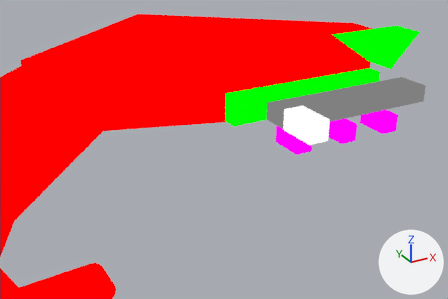
An edit to the Blender file assets-source/blender/dinos/spinosaurus.blend, drawn before and after from the same camera.
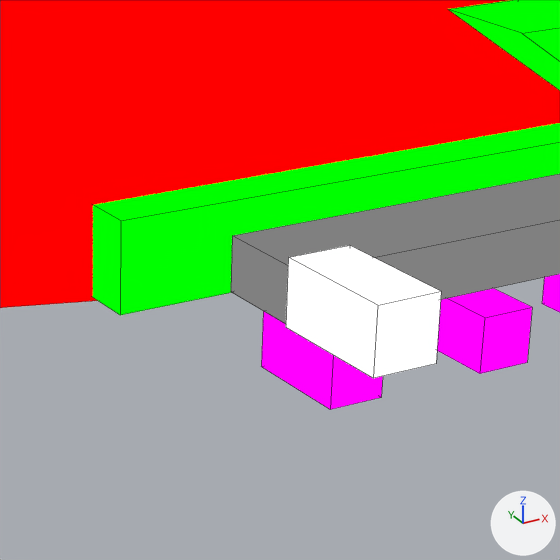
Each version is shown from a camera (50 mm lens) standing at (72.12, -35.52, 35.44) and looking at (84.13, -13.69, 24.52), then close up on the part from 44% to 82% of the width and 11% to 67% of the height. Lighting does not change. The marker at lower right points along +X, +Y and +Z. The first two pictures are the older version. The close-ups show mesh edges as thin lines.

The older version as bpy lines, for what is in view:
```python
me_dinotycoon_spinosaurus_pose0_eye = bpy.data.meshes.new('DinoTycoon_spinosaurus_Pose0_eye')
me_dinotycoon_spinosaurus_pose0_eye.from_pydata(...)  # a box spanning x 87.0..88.0, y -16.0..-14.0, z 25.0..26.0
me_dinotycoon_spinosaurus_pose0_eye.materials.append(mat_dinotycoon_role_e)  # white #ffffff
me_dinotycoon_spinosaurus_pose0_mouth = bpy.data.meshes.new('DinoTycoon_spinosaurus_Pose0_mouth')
me_dinotycoon_spinosaurus_pose0_mouth.from_pydata(...)  # a box spanning x 90.0..100.0, y -10.0..-8.0, z 22.95..23.95
me_dinotycoon_spinosaurus_pose0_mouth.materials.append(mat_dinotycoon_role_m)  # grey #808080
me_dinotycoon_spinosaurus_pose0_snout_notch = bpy.data.meshes.new('DinoTycoon_spinosaurus_Pose0_snout_notch')
me_dinotycoon_spinosaurus_pose0_snout_notch.from_pydata([(95.0, -9.0, 27.0), (98.0, -9.0, 25.0), (100.0, -9.0, 27.0), (95.0, -7.0, 27.0), (98.0, -7.0, 25.0), (100.0, -7.0, 27.0)], [], [(2, 1, 0), (3, 4, 5), (0, 1, 4, 3), (1, 2, 5, 4), (2, 0, 3, 5)])
me_dinotycoon_spinosaurus_pose0_snout_notch.materials.append(mat_dinotycoon_role_d)  # green #00ff00
ob_dinotycoon_spinosaurus_pose0_eye = bpy.data.objects.new('DinoTycoon_spinosaurus_Pose0_eye', me_dinotycoon_spinosaurus_pose0_eye)
ob_dinotycoon_spinosaurus_pose0_eye.location = (0.0, 0.0, 0.0)
ob_dinotycoon_spinosaurus_pose0_mouth = bpy.data.objects.new('DinoTycoon_spinosaurus_Pose0_mouth', me_dinotycoon_spinosaurus_pose0_mouth)
ob_dinotycoon_spinosaurus_pose0_mouth.location = (0.0, 0.0, 0.0)
ob_dinotycoon_spinosaurus_pose0_snout_notch = bpy.data.objects.new('DinoTycoon_spinosaurus_Pose0_snout_notch', me_dinotycoon_spinosaurus_pose0_snout_notch)
ob_dinotycoon_spinosaurus_pose0_snout_notch.location = (0.0, 0.0, 0.0)
# also in view: 'DinoTycoon_spinosaurus_Pose0_jaw' at (94.5, -5.0, 22.9); 'DinoTycoon_spinosaurus_Pose0_tooth1' at (93.5, -10.0, 22.45); 'DinoTycoon_spinosaurus_Pose0_head' at (89.0, -4.0, 25.0); 'DinoTycoon_spinosaurus_Pose0_tooth0' at (90.5, -10.0, 22.45)
```
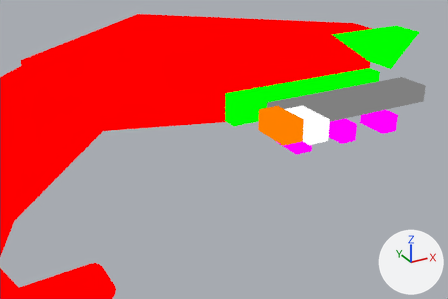
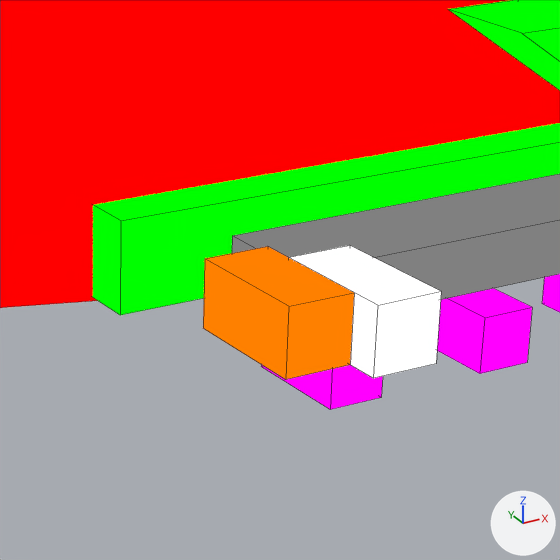
What the commit changed:
Material 'DinoTycoon_Role_Y' (mat_dinotycoon_role_y) is new.
Its base color is (1.0, 0.216, 0.0) (orange #ff8000).
Mesh me_dinotycoon_spinosaurus_pose0_eye_white is new.
It is a box spanning x 86.0..87.0, y -15.5..-13.5, z 25.0..26.0.
It uses material mat_dinotycoon_role_y (orange #ff8000).
Object 'DinoTycoon_spinosaurus_Pose0_eye_white' (ob_dinotycoon_spinosaurus_pose0_eye_white) is new; it shows me_dinotycoon_spinosaurus_pose0_eye_white.
Its location is (0.0, 0.0, 0.0).

Pixel boxes (x1, y1, x2, y2) of what changed, in the close-ups (560 x 560 px):
'DinoTycoon_spinosaurus_Pose0_eye_white', added (orange): after (203, 246, 354, 380)
